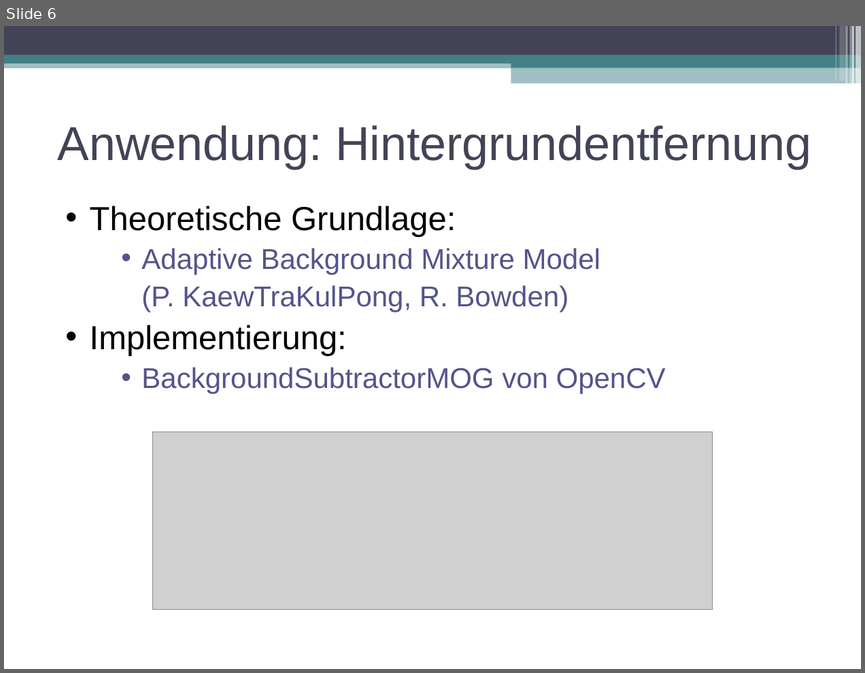
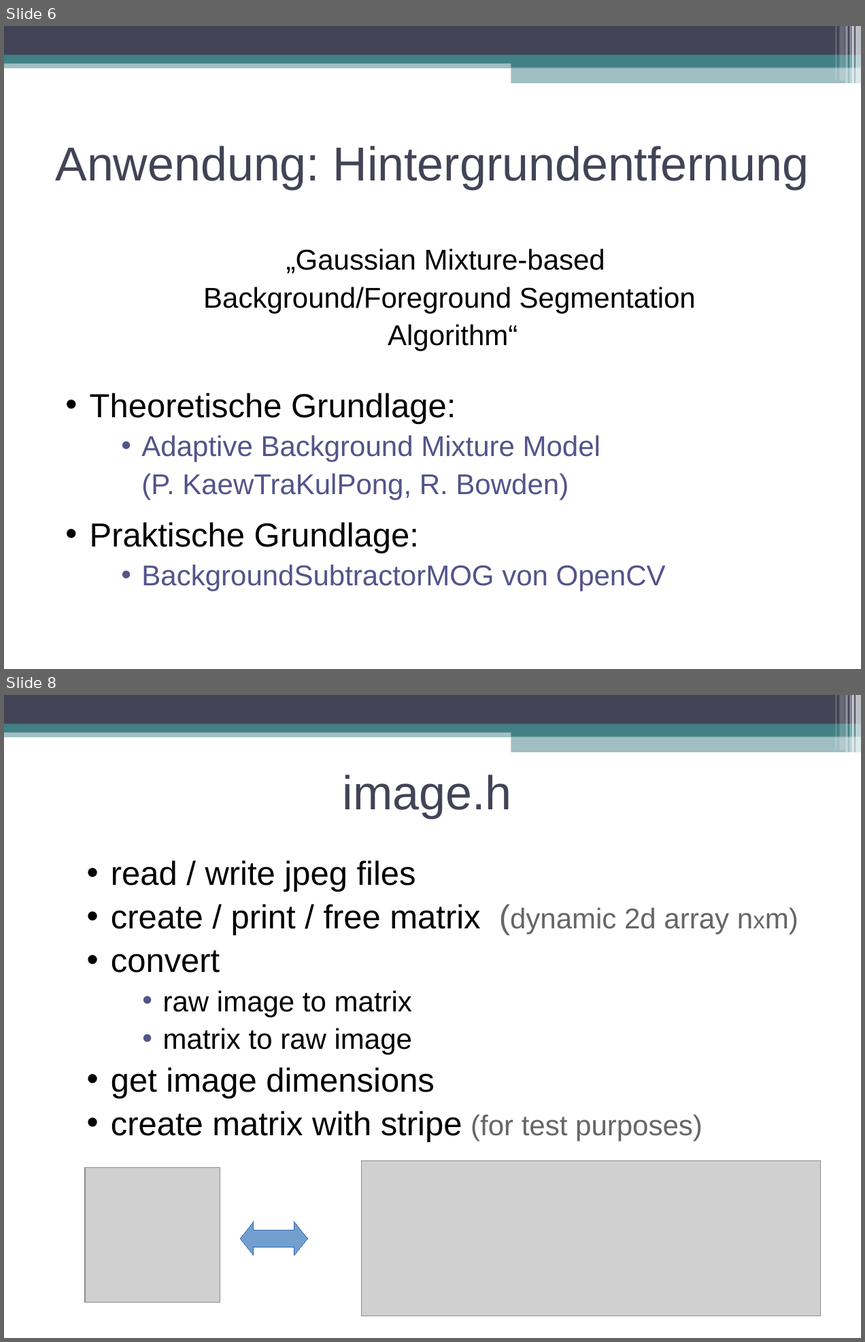
Before and after one commit to swp2013riot/riot-opencv-port, a slide deck: doc/final_presentation.odp. Shown one above the other, each under a label of ours: slide 6 before the commit, slides 6 and 8 after it; the slides between them are not shown. The pictures are 865x673 and 865x1342 pixels, drawn with LibreOffice and Linux fonts; fonts in the diff are those of the drawing; grey boxes stand for pictures. Boxes give left, top, right and bottom in pixels: in the first picture for what was removed or moved away, otherwise in the second. Text is boxed around its words. In the diff, an @@ line names an element or a change of style, - is before the commit and + after.

```diff
--- a/doc/final_presentation.odp
+++ b/doc/final_presentation.odp
@@ slide 8 added at (4,695,861,1338), background #FFFFFF; not listed: 11 template elements that a slide beside it also shows @@
@@ title added at (343,775,512,818), 40 pt, text #424456 @@
+image.h
@@ text added at (111,860,729,1142), 28 pt, text #000000 @@
+• read / write jpeg files
+• create / print / free matrix (dynamic 2d array nxm)
+• convert
+    • raw image to matrix
+    • matrix to raw image
+• get image dimensions
+• create matrix with stripe (for test purposes)
@@ picture added at (361,1160,820,1315) @@
@@ picture added at (84,1167,219,1302) @@
@@ left right arrow added at (241,1221,308,1255), fill #729FCF, outline #3465AF 0 pt @@
@@ slide 6 changed as well @@
@@ title "Anwendung: Hintergrundentfernung": place and size @@
-title "Anwendung: Hintergrundentfernung" at (58,125,811,169)
+title "Anwendung: Hintergrundentfernung" at (55,146,809,189)
@@ text "„Gaussian Mixture-based": place and size @@
-text "„Gaussian Mixture-based" at (90,206,666,393)
+text "„Gaussian Mixture-based" at (90,248,696,591)
@@ text at (203,248,696,351): paragraphs added @@
+„Gaussian Mixture-based
+Background/Foreground Segmentation
+Algorithm“
@@ picture removed at (152,431,712,609) @@
@@ text at (141,473,568,499): more space between paragraphs @@
@@ text at (90,522,419,553): text changed @@
-• Implementierung:
+• Praktische Grundlage:
```
Also in this commit, not shown: 5 other slides changed, 3 other slides added, 1 slide removed.
